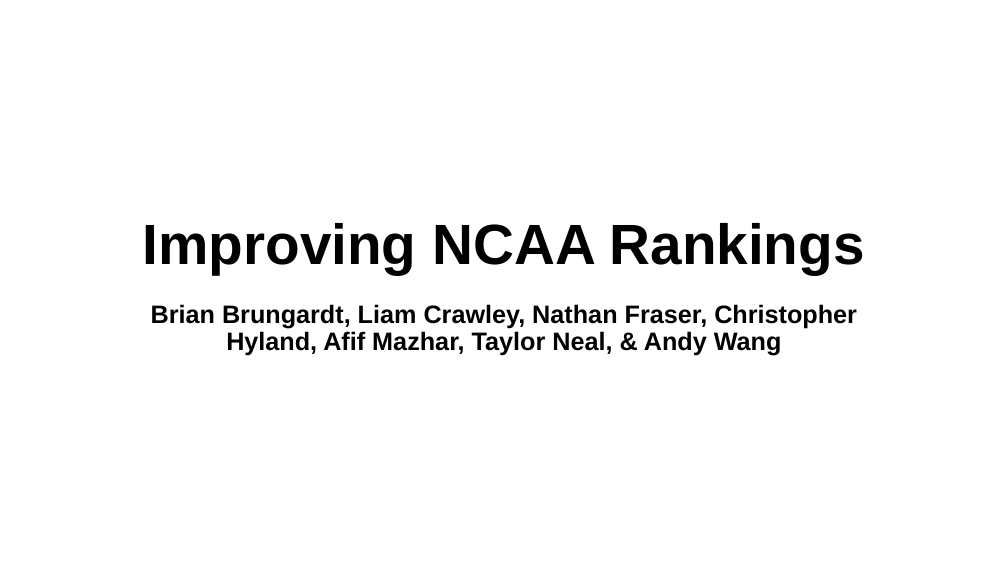
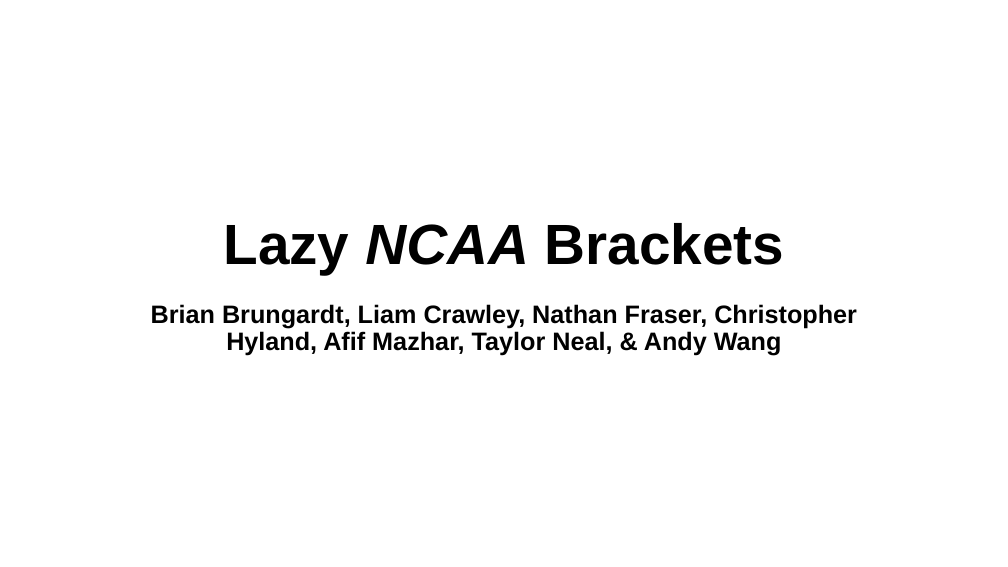
Before and after one commit to afifmazhar/ncaa_rankings, a slide deck: slide 1 of Visual/draft_presentation.pptx. Drawn at 1008x567 pixels with LibreOffice and Linux fonts; fonts in the diff are those of the drawing; background and template pictures are left out. Boxes give left, top, right and bottom in pixels: in the first picture for what was removed or moved away, otherwise in the second. Text is boxed around its words. In the diff, an @@ line names an element or a change of style, - is before the commit and + after.

```diff
--- a/Visual/draft_presentation.pptx
+++ b/Visual/draft_presentation.pptx
@@ title at box(224, 223, 784, 274): text changed @@
-Improving NCAA Rankings
+Lazy NCAA Brackets
```
Also in this commit, not shown: 4 other slides changed, 2 other files.
